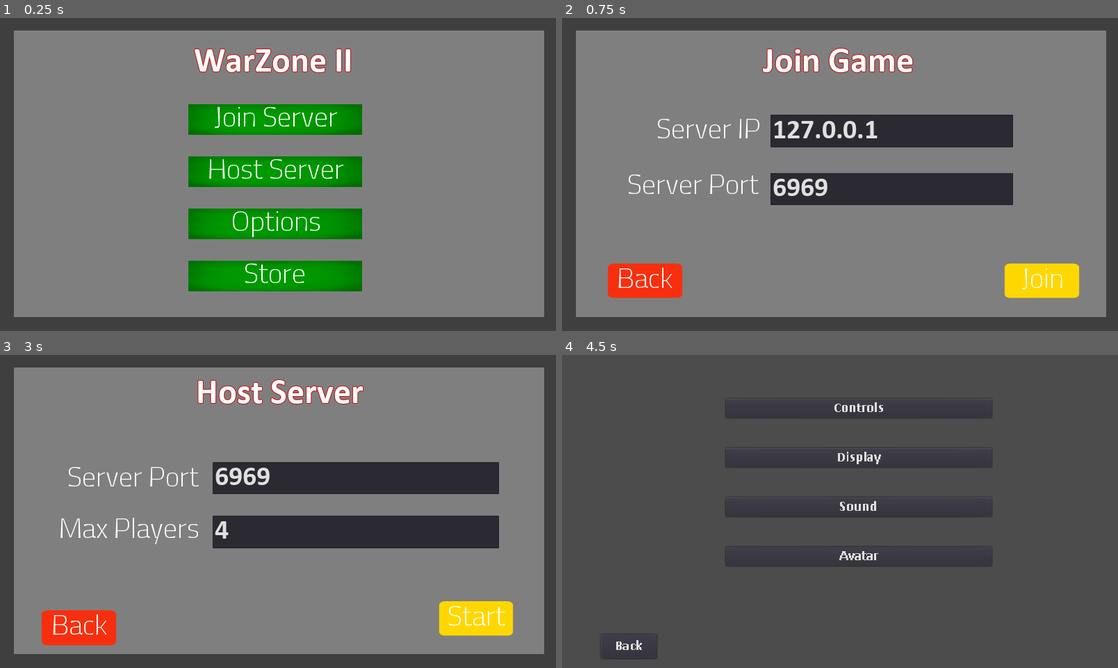
Above: before the commit, frames 1-4 (two rows, left to right).
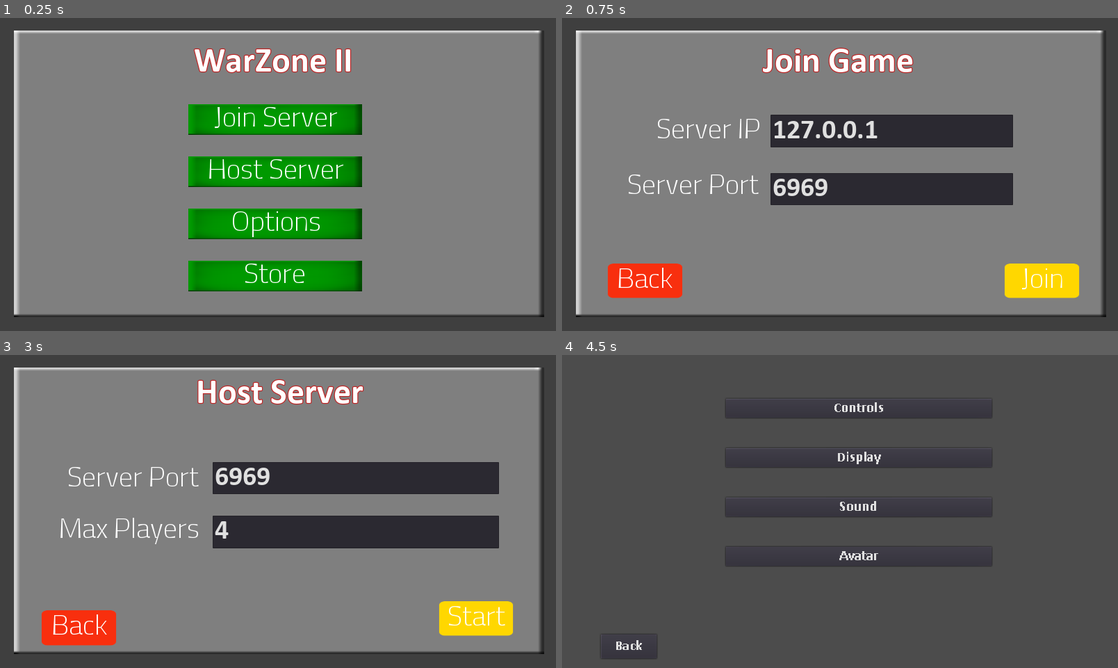
Above: after the commit, the same moments.

Repository: superRaptor911/WarZone_2
Game: Godot game, scene res://Menus/MainMenu/MainMenu.tscn
Same seed, same stepped clock (60 frames per second), same inputs: the game is played once before the commit and once after it.
Inputs:
- Up to frame 1 (0.25 s): no input
- Up to frame 2 (0.75 s): click "Join Server" at 0.5 s
- Up to frame 3 (3 s): click "Back" at 1.25 s; click "Store" at 2 s; click "Host Server" at 2.75 s
- Up to frame 4 (4.5 s): click "Back" at 3.5 s; click "Options" at 4.25 s

The runs differ from the first frame. In frame 1, 4.4% of the frame differs, in the area x 2-98%, y 4-96%; in frame 2, 3.3%; in frame 3, 3.3%; in frame 4, nothing differs.

Commit message:
gui shadows

Diff:
--- a/Menus/Lobby/Lobby.tscn
+++ b/Menus/Lobby/Lobby.tscn
@@ -1,7 +1,55 @@
-[gd_scene load_steps=3 format=2]
+[gd_scene load_steps=10 format=2]
 
 [ext_resource path="res://Menus/Lobby/Lobby.gd" type="Script" id=1]
-[ext_resource path="res://font.tres" type="DynamicFont" id=2]
+[ext_resource path="res://Menus/resources/btn_texture.png" type="Texture" id=2]
+[ext_resource path="res://Menus/resources/btn_texture2.png" type="Texture" id=3]
+[ext_resource path="res://new_font.tres" type="DynamicFont" id=4]
+[ext_resource path="res://font.tres" type="DynamicFont" id=5]
+
+[sub_resource type="StyleBoxTexture" id=1]
+texture = ExtResource( 2 )
+region_rect = Rect2( 0, 0, 32, 32 )
+
+[sub_resource type="StyleBoxTexture" id=3]
+texture = ExtResource( 3 )
+region_rect = Rect2( 0, 0, 32, 32 )
+
+[sub_resource type="StyleBoxTexture" id=4]
+texture = ExtResource( 3 )
+region_rect = Rect2( 0, 0, 32, 32 )
+
+[sub_resource type="Theme" id=2]
+default_font = ExtResource( 4 )
+Button/colors/font_color = Color( 0.878431, 0.878431, 0.878431, 1 )
+Button/colors/font_color_disabled = Color( 0.9, 0.9, 0.9, 0.2 )
+Button/colors/font_color_hover = Color( 0.941176, 0.941176, 0.941176, 1 )
+Button/colors/font_color_pressed = Color( 1, 1, 1, 1 )
+Button/constants/hseparation = 2
+Button/fonts/font = null
+Button/styles/disabled = null
+Button/styles/focus = null
+Button/styles/hover = null
+Button/styles/normal = SubResource( 1 )
+Button/styles/pressed = null
+Tabs/colors/font_color_bg = Color( 0.690196, 0.690196, 0.690196, 1 )
+Tabs/colors/font_color_disabled = Color( 0.9, 0.9, 0.9, 0.2 )
+Tabs/colors/font_color_fg = Color( 0.941176, 0.941176, 0.941176, 1 )
+Tabs/constants/hseparation = 4
+Tabs/constants/label_valign_bg = 2
+Tabs/constants/label_valign_fg = 0
+Tabs/constants/top_margin = 24
+Tabs/fonts/font = null
+Tabs/icons/close = null
+Tabs/icons/decrement = null
+Tabs/icons/decrement_highlight = null
+Tabs/icons/increment = null
+Tabs/icons/increment_highlight = null
+Tabs/styles/button = SubResource( 3 )
+Tabs/styles/button_pressed = null
+Tabs/styles/panel = SubResource( 4 )
+Tabs/styles/tab_bg = null
+Tabs/styles/tab_disabled = null
+Tabs/styles/tab_fg = null
 
 [node name="Lobby" type="CanvasLayer"]
 script = ExtResource( 1 )
@@ -11,10 +59,11 @@
 anchor_top = 0.5
 anchor_right = 0.5
 anchor_bottom = 0.5
-margin_left = 31.0112
-margin_top = -321.713
-margin_right = 500.011
-margin_bottom = 201.287
+margin_left = 32.5186
+margin_top = -323.22
+margin_right = 501.518
+margin_bottom = 199.78
+theme = SubResource( 2 )
 __meta__ = {
 "_edit_group_": true
 }
--- a/Menus/MainMenu/MainMenu.tscn
+++ b/Menus/MainMenu/MainMenu.tscn
@@ -28,6 +28,7 @@
 margin_bottom = 328.0
 texture = ExtResource( 3 )
 expand = true
+stretch_mode = 1
 
 [node name="VBoxContainer" type="VBoxContainer" parent="."]
 anchor_left = 0.5
Binary file changed: Menus/Inventory/label2.png
Not shown: 5 places in Menus/Lobby/Lobby.tscn that only renumber resources
Binary file changed: Menus/resources/btn_texture.png
